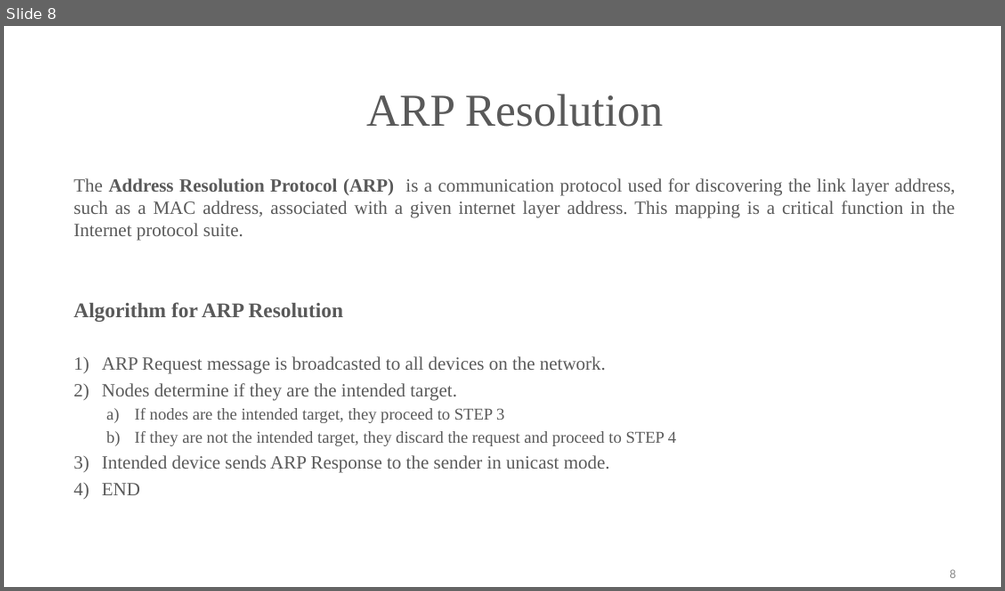
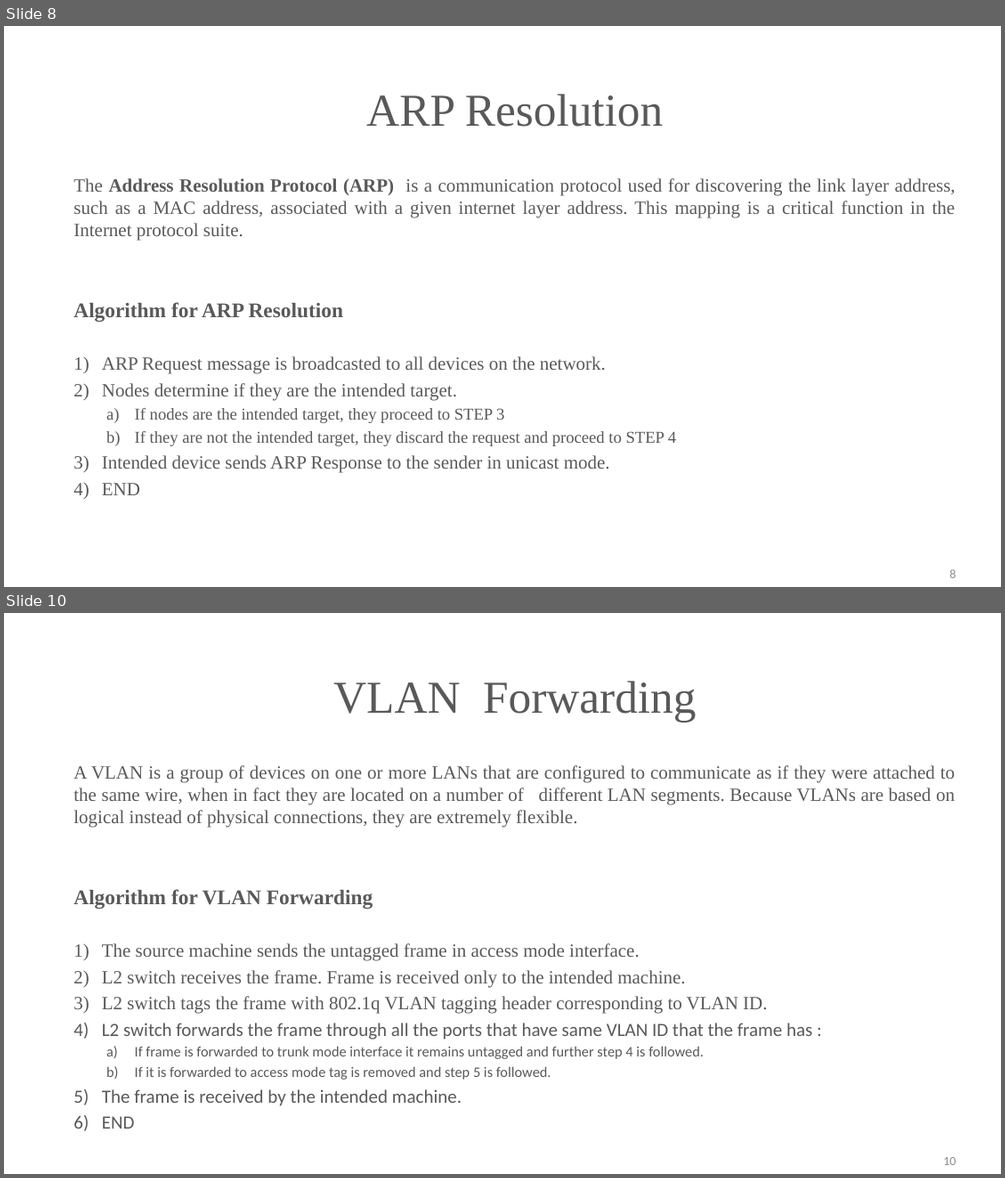
Before and after one commit to kshitizsaini113/L2-Emulator, a slide deck: Synopsis_Report/SynopsisPresentation.pptx. Shown one above the other, each under a label of ours: slide 8 before the commit, slides 8 and 10 after it; the slides between them are not shown. The pictures are 1005x591 and 1005x1178 pixels, drawn with LibreOffice and Linux fonts; fonts in the diff are those of the drawing; background and template pictures are left out. Boxes give left, top, right and bottom in pixels: in the first picture for what was removed or moved away, otherwise in the second. Text is boxed around its words. In the diff, an @@ line names an element or a change of style, - is before the commit and + after.

```diff
--- a/Synopsis_Report/SynopsisPresentation.pptx
+++ b/Synopsis_Report/SynopsisPresentation.pptx
@@ slide 10 added at box(4, 613, 1001, 1174), background picture (left out); not listed: 1 template element that a slide beside it also shows @@
@@ title added at box(333, 681, 696, 722), 44 pt, text #595959 @@
+VLAN Forwarding
@@ text added at box(73, 765, 955, 1128), 18 pt, text #595959 @@
+A VLAN is a group of devices on one or more LANs that are configured to communicate as if they were attached to the same wire, when in fact they are located on a number of different LAN segments. Because VLANs are based on logical instead of physical connections, they are extremely flexible.
+Algorithm for VLAN Forwarding
+1) The source machine sends the untagged frame in access mode interface.
+2) L2 switch receives the frame. Frame is received only to the intended machine.
+3) L2 switch tags the frame with 802.1q VLAN tagging header corresponding to VLAN ID.
+4) L2 switch forwards the frame through all the ports that have same VLAN ID that the frame has :
+  a) If frame is forwarded to trunk mode interface it remains untagged and further step 4 is followed.
+  b) If it is forwarded to access mode tag is removed and step 5 is followed.
+5) The frame is received by the intended machine.
+6) END
```
Also in this commit, not shown: 1 slide changed, 1 slide removed.
